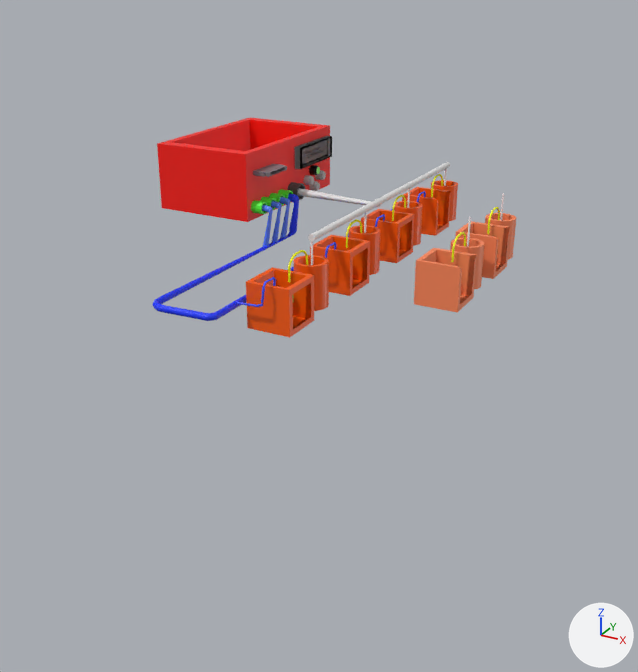
Before and after pictures for a commit that changed the Blender file 3D Files/Versao com 6 Solucoes/Sistema de montoramento.blend.
The view is the same before and after, from a camera (50 mm lens) standing at (33.7, -76.2, 26.3) and looking at (1.2, -17.1, -3.2). The axes (+X, +Y, +Z) are drawn at lower right. The lights are the same throughout.

The scene before the commit, as lines of its bpy script (objects in view):
```python
ob_body = bpy.data.objects.new('Body', me_cube_001)
ob_body.location = (-16.4, -0.1, 5.8)
ob_body.scale = (5.09, 8.23, 3.2)
ob_cylinder_005 = bpy.data.objects.new('Cylinder.005', me_cylinder_037)
ob_cylinder_005.location = (8.6, -2.7, 0.0)
ob_cylinder_005.rotation_euler = (0.0, 0.0, -1.569)  # degrees (0, 0, -90)
ob_cylinder_005.scale = (1.5, 1.5, 2.0)
ob_cylinder_006 = bpy.data.objects.new('Cylinder.006', me_cylinder_042)
ob_cylinder_006.location = (8.6, 6.8, 0.0)
ob_cylinder_006.rotation_euler = (0.0, 0.0, -1.569)  # degrees (0, 0, -90)
ob_cylinder_006.scale = (1.5, 1.5, 2.0)
ob_eletrodo_005 = bpy.data.objects.new('Eletrodo.005', me_grande_005)
ob_eletrodo_005.location = (8.6, -8.2, 0.2)
ob_eletrodo_005.rotation_euler = (0.0, 0.0, -1.569)  # degrees (0, 0, -90)
ob_eletrodo_005.scale = (0.2, 0.7, 0.7)
ob_eletrodo_006 = bpy.data.objects.new('Eletrodo.006', me_grande_006)
ob_eletrodo_006.location = (8.6, 1.3, 0.2)
ob_eletrodo_006.rotation_euler = (0.0, 0.0, -1.569)  # degrees (0, 0, -90)
ob_eletrodo_006.scale = (0.2, 0.7, 0.7)
ob_fiodeprata_005 = bpy.data.objects.new('FioDePrata.005', me_cylinder_038)
ob_fiodeprata_005.location = (8.6, -2.5, 2.6)
ob_fiodeprata_005.rotation_euler = (0.0, 0.0, -1.569)  # degrees (0, 0, -90)
ob_fiodeprata_005.scale = (0.1, 0.1, 1.75)
ob_ponte_salina_005 = bpy.data.objects.new('Ponte Salina.005', me_cylinder_039)
ob_ponte_salina_005.location = (8.6, -6.3, 2.0)
ob_ponte_salina_005.rotation_euler = (0.0, 0.0, -1.569)  # degrees (0, 0, -90)
ob_ponte_salina_005.scale = (0.1, 0.1, 0.672)
ob_pote_005 = bpy.data.objects.new('Pote.005', me_cube_014)
ob_pote_005.location = (8.4, -7.5, 0.0)
ob_pote_005.rotation_euler = (0.0, 0.0, -1.569)  # degrees (0, 0, -90)
ob_pote_005.scale = (2.0, 2.0, 2.0)
ob_pote_006 = bpy.data.objects.new('Pote.006', me_cube_016)
ob_pote_006.location = (8.4, 2.0, 0.0)
ob_pote_006.rotation_euler = (0.0, 0.0, -1.569)  # degrees (0, 0, -90)
ob_pote_006.scale = (2.0, 2.0, 2.0)
# also in view: 'Pote.003' at (-1.5, 12.1, 0.0); 'BarramentoGND' at (-1.3, 1.7, 4.1); 'Fio_Eletrodo.004' at (-7.1, -7.9, 2.0); 'Cylinder.003' at (-1.3, -13.9, 0.0); 'Pote' at (-1.4, -18.8, 0.0)
```
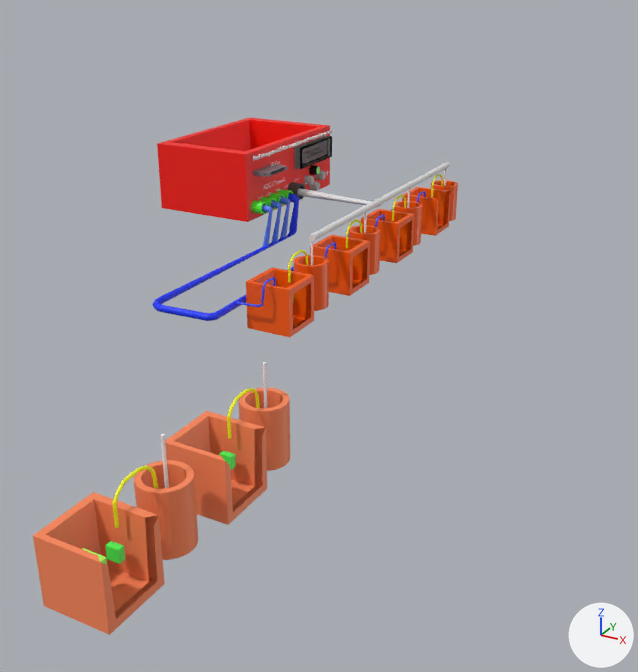
Boxes [x1, y1, x2, y2] around the edits, measured in the pictures (638 x 672 px):
'Pote.005', moved
    before: [414, 248, 477, 313]
    after: [33, 492, 165, 635]
'Pote.006', moved
    before: [455, 221, 510, 279]
    after: [165, 411, 267, 525]
'Cylinder.005', moved
    before: [450, 238, 484, 289]
    after: [134, 460, 198, 560]
'Cylinder.006', moved
    before: [485, 213, 516, 260]
    after: [238, 388, 290, 471]
'Ponte Salina.005', moved
    before: [451, 232, 466, 262]
    after: [112, 465, 158, 528]
'Ponte Salina.006', moved
    before: [487, 207, 500, 234]
    after: [227, 388, 260, 439]
'Pequeno.005', moved (not visible before)
    after: [105, 541, 125, 564]
'FioDePrata.005', moved
    before: [467, 217, 471, 247]
    after: [161, 434, 169, 488]
'Monitoring System', added
    after: [253, 130, 332, 161]
'FioDePrata.006', moved
    before: [500, 193, 504, 220]
    after: [263, 362, 267, 408]
'Pequeno.006', moved (not visible before)
    after: [219, 451, 236, 470]
'Eletrodo.005', moved (not visible before)
    after: [82, 548, 107, 565]

Patch to the scene script:
```diff
--- a/3D Files/Versao com 6 Solucoes/Sistema de montoramento.blend.py
+++ b/3D Files/Versao com 6 Solucoes/Sistema de montoramento.blend.py
@@ txt_text @@
+txt_text = bpy.data.curves.new('Text', 'FONT')
+txt_text.body = 'Real-time potential data acquisition and monitoring system'
+txt_text.offset = -0.01
+txt_text.extrude = 0.1
+txt_text.align_x = 'FLUSH'
@@ ob_eletrodo_005 @@
 ob_eletrodo_005 = bpy.data.objects.new('Eletrodo.005', me_grande_005)
-ob_eletrodo_005.location = (8.6, -8.2, 0.2)
+ob_eletrodo_005.location = (8.6, -52.1, 0.2)
 ob_eletrodo_005.rotation_euler = (0.0, 0.0, -1.569)  # degrees (0, 0, -90)
@@ ob_pote_005 @@
 ob_pote_005 = bpy.data.objects.new('Pote.005', me_cube_014)
-ob_pote_005.location = (8.4, -7.5, 0.0)
+ob_pote_005.location = (8.4, -51.4, 0.0)
 ob_pote_005.rotation_euler = (0.0, 0.0, -1.569)  # degrees (0, 0, -90)
@@ ob_cylinder_005 @@
 ob_cylinder_005 = bpy.data.objects.new('Cylinder.005', me_cylinder_037)
-ob_cylinder_005.location = (8.6, -2.7, 0.0)
+ob_cylinder_005.location = (8.6, -46.6, 0.0)
 ob_cylinder_005.rotation_euler = (0.0, 0.0, -1.569)  # degrees (0, 0, -90)
@@ ob_fiodeprata_005 @@
 ob_fiodeprata_005 = bpy.data.objects.new('FioDePrata.005', me_cylinder_038)
-ob_fiodeprata_005.location = (8.6, -2.5, 2.6)
+ob_fiodeprata_005.location = (8.6, -46.5, 2.6)
 ob_fiodeprata_005.rotation_euler = (0.0, 0.0, -1.569)  # degrees (0, 0, -90)
@@ ob_ponte_salina_005 @@
 ob_ponte_salina_005 = bpy.data.objects.new('Ponte Salina.005', me_cylinder_039)
-ob_ponte_salina_005.location = (8.6, -6.3, 2.0)
+ob_ponte_salina_005.location = (8.6, -50.3, 2.0)
 ob_ponte_salina_005.rotation_euler = (0.0, 0.0, -1.569)  # degrees (0, 0, -90)
@@ ob_eletrodo_006 @@
 ob_eletrodo_006 = bpy.data.objects.new('Eletrodo.006', me_grande_006)
-ob_eletrodo_006.location = (8.6, 1.3, 0.2)
+ob_eletrodo_006.location = (8.6, -42.6, 0.2)
 ob_eletrodo_006.rotation_euler = (0.0, 0.0, -1.569)  # degrees (0, 0, -90)
@@ ob_pote_006 @@
 ob_pote_006 = bpy.data.objects.new('Pote.006', me_cube_016)
-ob_pote_006.location = (8.4, 2.0, 0.0)
+ob_pote_006.location = (8.4, -41.9, 0.0)
 ob_pote_006.rotation_euler = (0.0, 0.0, -1.569)  # degrees (0, 0, -90)
@@ ob_cylinder_006 @@
 ob_cylinder_006 = bpy.data.objects.new('Cylinder.006', me_cylinder_042)
-ob_cylinder_006.location = (8.6, 6.8, 0.0)
+ob_cylinder_006.location = (8.6, -37.2, 0.0)
 ob_cylinder_006.rotation_euler = (0.0, 0.0, -1.569)  # degrees (0, 0, -90)
@@ ob_fiodeprata_006 @@
 ob_fiodeprata_006 = bpy.data.objects.new('FioDePrata.006', me_cylinder_043)
-ob_fiodeprata_006.location = (8.6, 6.9, 2.6)
+ob_fiodeprata_006.location = (8.6, -37.0, 2.6)
 ob_fiodeprata_006.rotation_euler = (0.0, 0.0, -1.569)  # degrees (0, 0, -90)
@@ ob_ponte_salina_006 @@
 ob_ponte_salina_006 = bpy.data.objects.new('Ponte Salina.006', me_cylinder_044)
-ob_ponte_salina_006.location = (8.6, 3.1, 2.0)
+ob_ponte_salina_006.location = (8.6, -40.8, 2.0)
 ob_ponte_salina_006.rotation_euler = (0.0, 0.0, -1.569)  # degrees (0, 0, -90)
@@ ob_monitoring_system @@
+ob_monitoring_system = bpy.data.objects.new('Monitoring System', txt_text)
+ob_monitoring_system.location = (-10.8, -7.8, 8.3)
+ob_monitoring_system.rotation_euler = (1.571, 0.0, 1.571)  # degrees (90, 0, 90)
+ob_monitoring_system.scale = (0.644, 0.644, 0.644)
```
